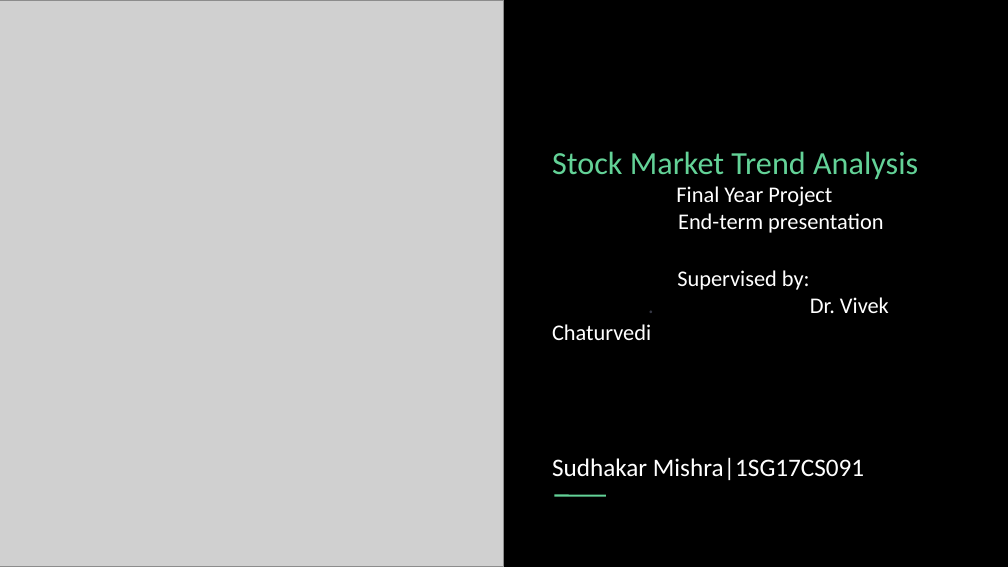
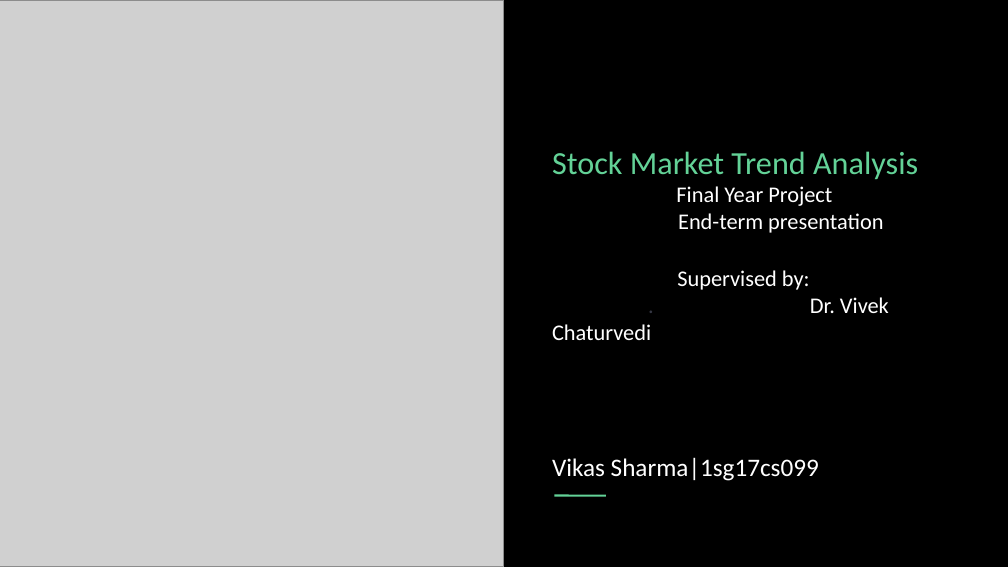
Before and after one commit to sudhakarmishra2011/STOCK-MARKET-TREND-PREDICTION, a slide deck: slide 1 of presentation/Endterm.pptx. Drawn at 1008x567 pixels with LibreOffice and Linux fonts; fonts in the diff are those of the drawing; grey boxes stand for pictures. Boxes give left, top, right and bottom in pixels: in the first picture for what was removed or moved away, otherwise in the second. Text is boxed around its words. In the diff, an @@ line names an element or a change of style, - is before the commit and + after.

```diff
--- a/presentation/Endterm.pptx
+++ b/presentation/Endterm.pptx
@@ text at [552,457,819,481]: text changed @@
-Sudhakar Mishra|1SG17CS091
+Vikas Sharma|1sg17cs099
```
Also in this commit, not shown: 3 other files.
